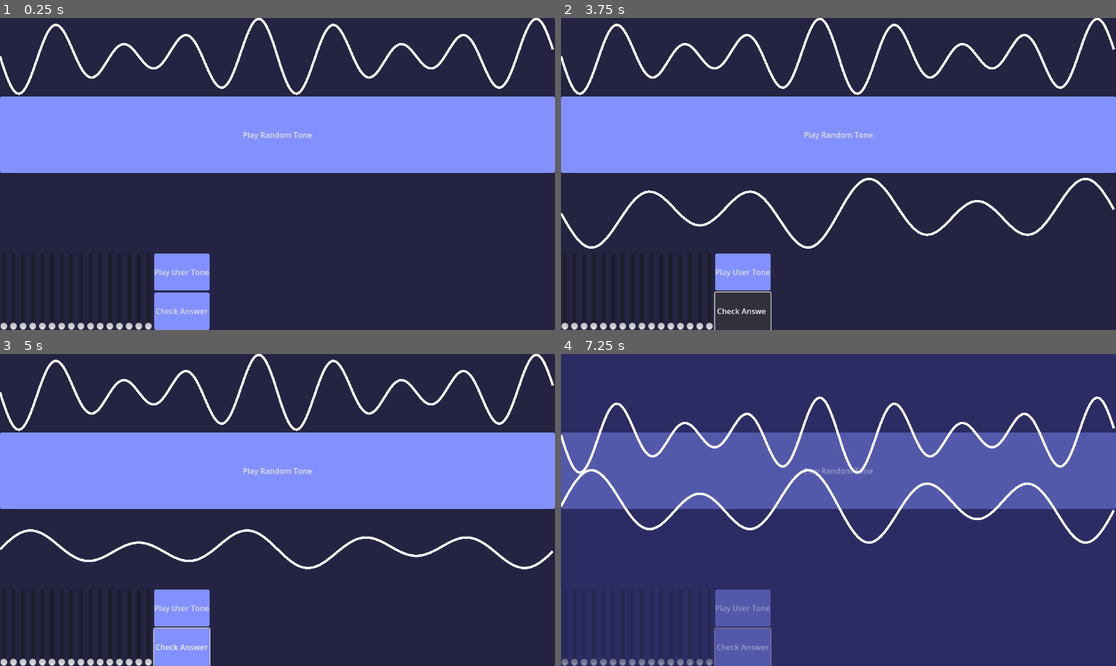
Above: before the commit, frames 1-4 (two rows, left to right).
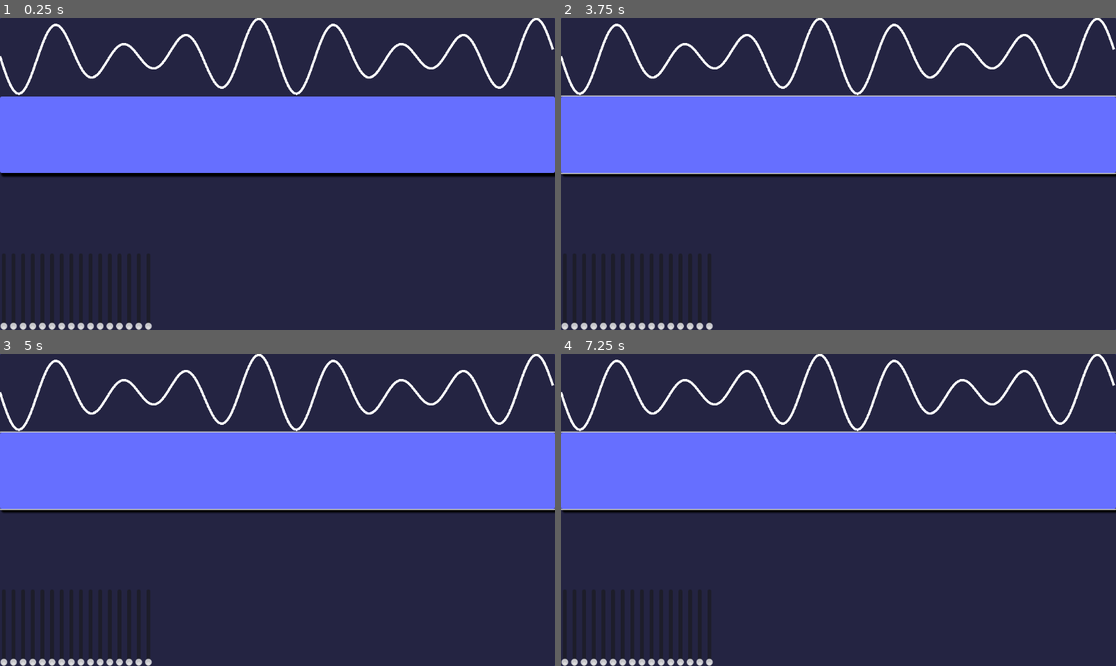
Above: after the commit, the same moments.

Repository: ViperZer0/minijam-179
Game: Godot game, scene res://scene/main/main.tscn
Same seed, same stepped clock (60 frames per second), same inputs: the game is played once before the commit and once after it.
Inputs:
- Up to frame 1 (0.25 s): no input
- Up to frame 2 (3.75 s): click "Play Random Tone" at 0.5 s; click "Play Random Tone" at 1.25 s; click "Play User Tone" at 2 s; click "Play User Tone" at 2.75 s; click "Check Answer" at 3.5 s
- Up to frame 3 (5 s): click "Check Answer" at 4.25 s
- Up to frame 4 (7.25 s): click "Play Random Tone" at 5 s; click "Play User Tone" at 5.75 s; click "Check Answer" at 6.5 s

The runs differ from the first frame. In frame 1, 28% of the frame differs, in the area x 0-100%, y 25-100%; in frame 2, 29%; in frame 3, 30%; in frame 4, 100%, in the area x 0-100%, y 0-100%.
Error before the commit: Invalid access to property or key 'harmonics' on a base object of type 'Nil'. (res://src/harmonics.gd:33)

Commit message:
More theme tweaks
Changed button press color

Diff:
--- a/godot/resource/theme.tres
+++ b/godot/resource/theme.tres
@@ -1,17 +1,33 @@
-[gd_resource type="Theme" load_steps=3 format=3 uid="uid://cosemsd7m0hb2"]
+[gd_resource type="Theme" load_steps=5 format=3 uid="uid://cosemsd7m0hb2"]
 
+[ext_resource type="FontFile" uid="uid://br43sp0opqhip" path="res://resource/fonts/static/Quicksand-Regular.ttf" id="1_4q7s8"]
 [ext_resource type="FontFile" uid="uid://df68ib8aedcuf" path="res://resource/fonts/Quicksand-VariableFont_wght.ttf" id="1_vtbg8"]
+
+[sub_resource type="StyleBoxFlat" id="StyleBoxFlat_g0211"]
+content_margin_top = 16.0
+content_margin_bottom = 16.0
+bg_color = Color(0.312979, 0.261698, 0.999947, 1)
+corner_radius_top_left = 4
+corner_radius_top_right = 4
+corner_radius_bottom_right = 4
+corner_radius_bottom_left = 4
+shadow_color = Color(0, 0, 0, 1)
 
 [sub_resource type="StyleBoxFlat" id="StyleBoxFlat_vwg2w"]
 content_margin_top = 16.0
 content_margin_bottom = 16.0
-bg_color = Color(0.51, 0.567167, 1, 1)
+bg_color = Color(0.400379, 0.434028, 0.999987, 1)
 corner_radius_top_left = 4
 corner_radius_top_right = 4
 corner_radius_bottom_right = 4
 corner_radius_bottom_left = 4
+shadow_color = Color(0, 0, 0, 1)
+shadow_size = 5
+shadow_offset = Vector2(5, 5)
 
 [resource]
+Button/fonts/font = ExtResource("1_4q7s8")
+Button/styles/hover = SubResource("StyleBoxFlat_g0211")
 Button/styles/normal = SubResource("StyleBoxFlat_vwg2w")
 Label/fonts/font = ExtResource("1_vtbg8")
 TitleLabel/base_type = &"Label"
